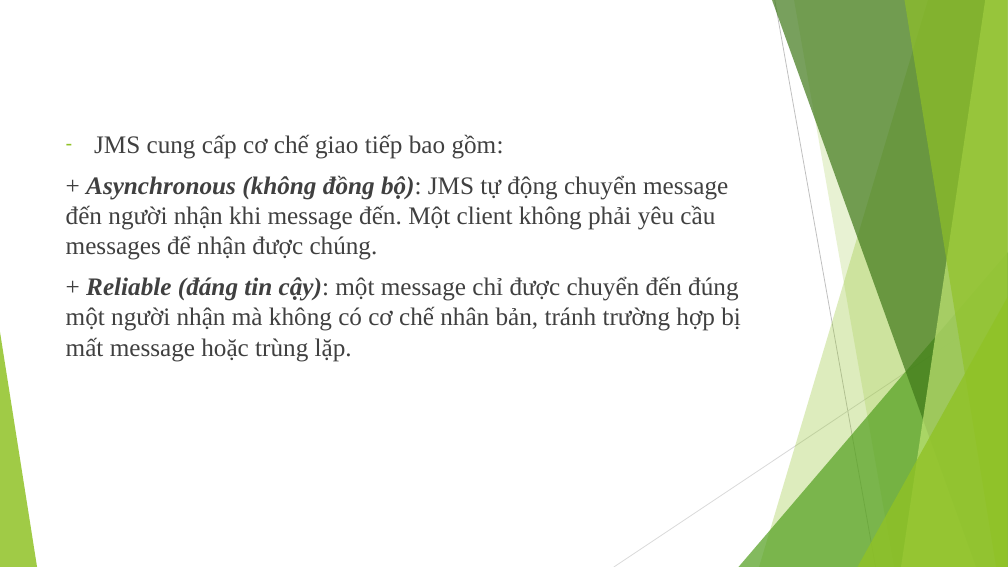
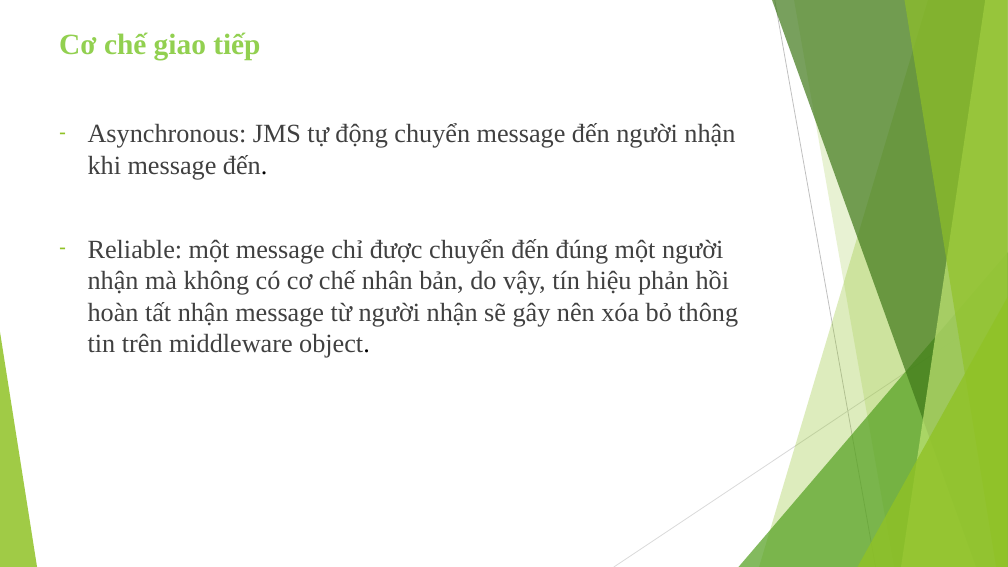
Before and after one commit to tranchuyen282/PTIT, a slide deck: slide 5 of PTPMDV/SlideJMS.pptx. Drawn at 1008x567 pixels with LibreOffice and Linux fonts; fonts in the diff are those of the drawing. Boxes give left, top, right and bottom in pixels: in the first picture for what was removed or moved away, otherwise in the second. Text is boxed around its words. In the diff, an @@ line names an element or a change of style, - is before the commit and + after.

```diff
--- a/PTPMDV/SlideJMS.pptx
+++ b/PTPMDV/SlideJMS.pptx
@@ text at bbox=[59, 32, 738, 358]: text changed; size 24 to 25 pt @@
-– JMS cung cấp cơ chế giao tiếp bao gồm:
-+ Asynchronous (không đồng bộ): JMS tự động chuyển message đến người nhận khi message đến. Một client không phải yêu cầu messages để nhận được chúng.
-+ Reliable (đáng tin cậy): một message chỉ được chuyển đến đúng một người nhận mà không có cơ chế nhân bản, tránh trường hợp bị mất message hoặc trùng lặp.
+Cơ chế giao tiếp
+– Asynchronous: JMS tự động chuyển message đến người nhận khi message đến.
+– Reliable: một message chỉ được chuyển đến đúng một người nhận mà không có cơ chế nhân bản, do vậy, tín hiệu phản hồi hoàn tất nhận message từ người nhận sẽ gây nên xóa bỏ thông tin trên middleware object.
```
Also in this commit, not shown: 2 other slides changed, 4 slides added, 4 slides removed, 4 other files.
